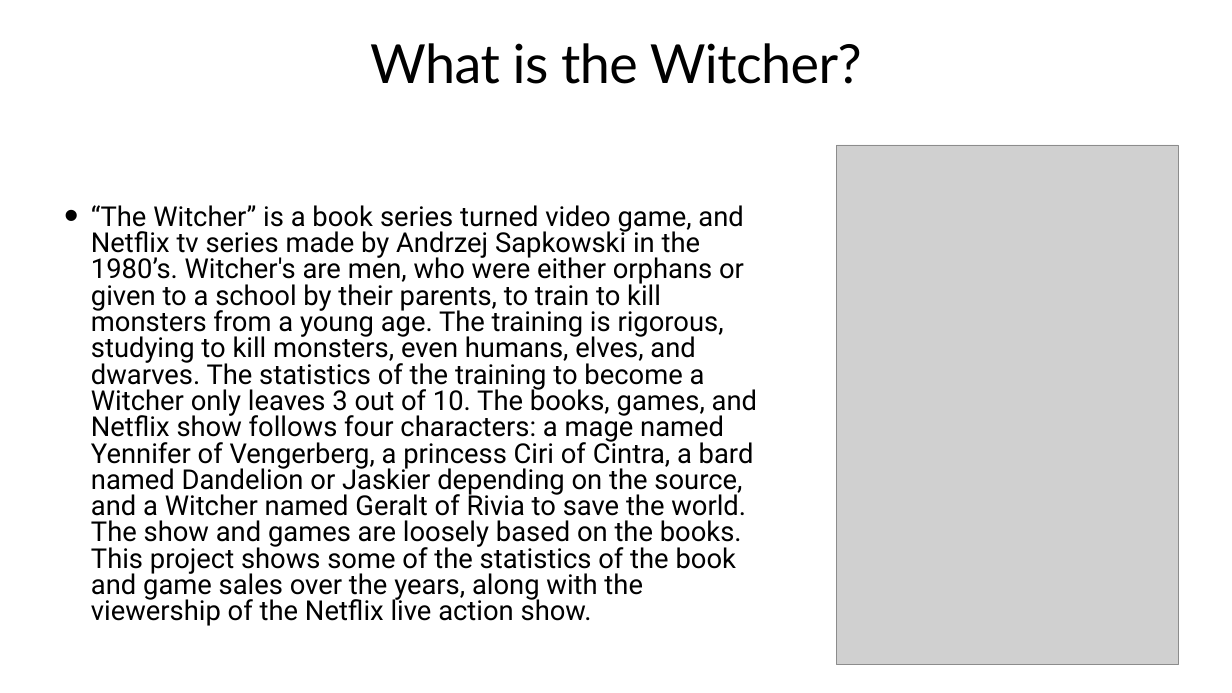
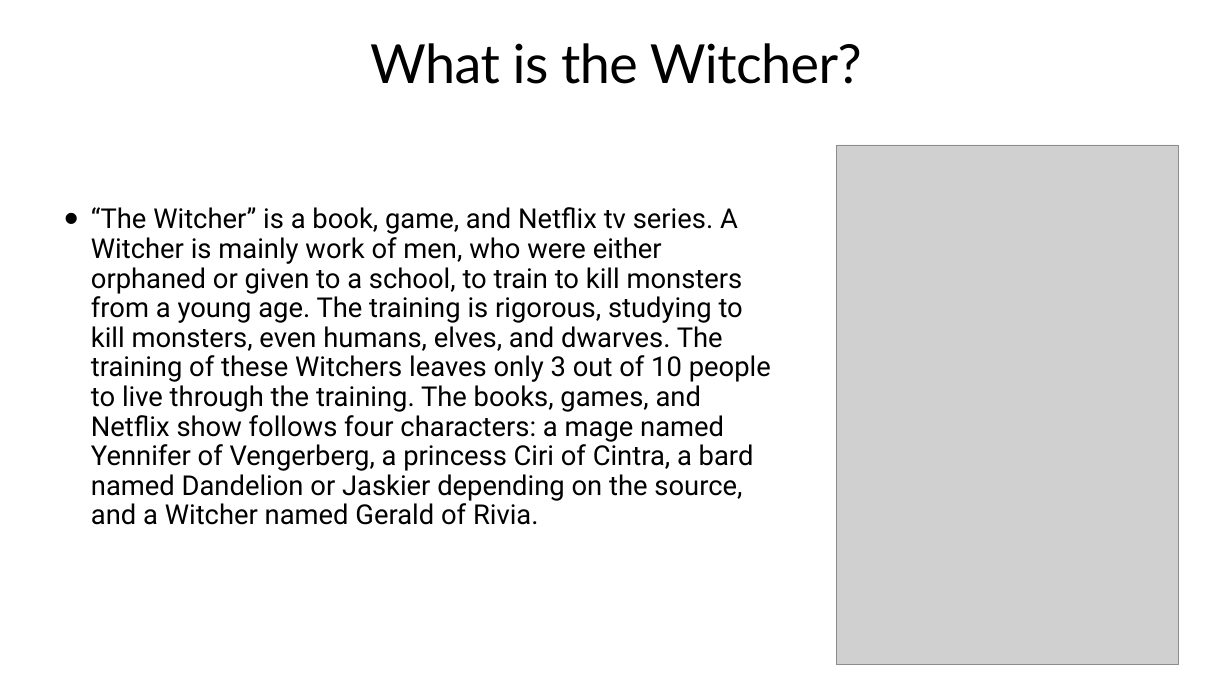
Before and after one commit to Jake-guerrero/The-Witcher, a slide deck: slide 2 of The witcher.pptx. Drawn at 1232x693 pixels with LibreOffice and Linux fonts; fonts in the diff are those of the drawing; grey boxes stand for pictures. Boxes give left, top, right and bottom in pixels: in the first picture for what was removed or moved away, otherwise in the second. Text is boxed around its words. In the diff, an @@ line names an element or a change of style, - is before the commit and + after.

```diff
--- a/The witcher.pptx
+++ b/The witcher.pptx
@@ text at <box>91,207,771,525</box>: text changed @@
-• “The Witcher” is a book series turned video game, and Netflix tv series made by Andrzej Sapkowski in the 1980’s. Witcher's are men, who were either orphans or given to a school by their parents, to train to kill monsters from a young age. The training is rigorous, studying to kill monsters, even humans, elves, and dwarves. The statistics of the training to become a Witcher only leaves 3 out of 10. The books, games, and Netflix show follows four characters: a mage named Yennifer of Vengerberg, a princess Ciri of Cintra, a bard named Dandelion or Jaskier depending on the source, and a Witcher named Geralt of Rivia to save the world. The show and games are loosely based on the books. This project shows some of the statistics of the book and game sales over the years, along with the viewership of the Netflix live action show.
+• “The Witcher” is a book, game, and Netflix tv series. A Witcher is mainly work of men, who were either orphaned or given to a school, to train to kill monsters from a young age. The training is rigorous, studying to kill monsters, even humans, elves, and dwarves. The training of these Witchers leaves only 3 out of 10 people to live through the training. The books, games, and Netflix show follows four characters: a mage named Yennifer of Vengerberg, a princess Ciri of Cintra, a bard named Dandelion or Jaskier depending on the source, and a Witcher named Gerald of Rivia.
```
Also in this commit, not shown: 2 other slides changed, 1 other file.
